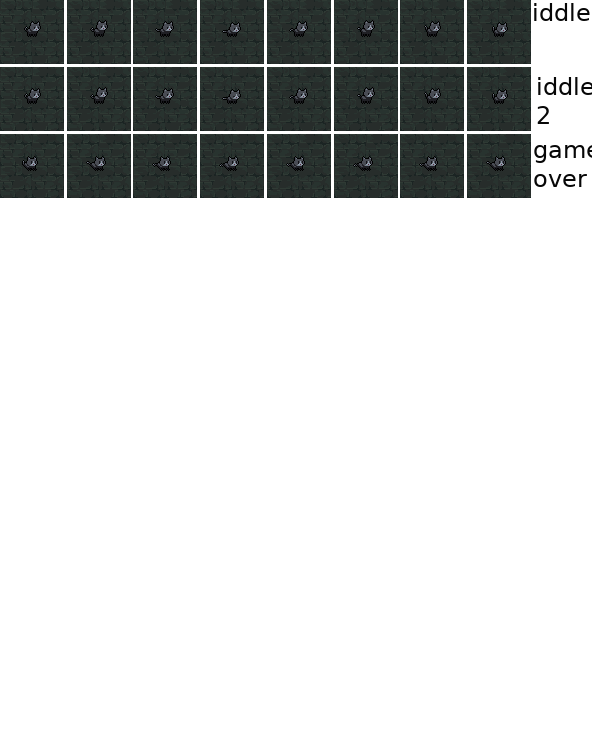
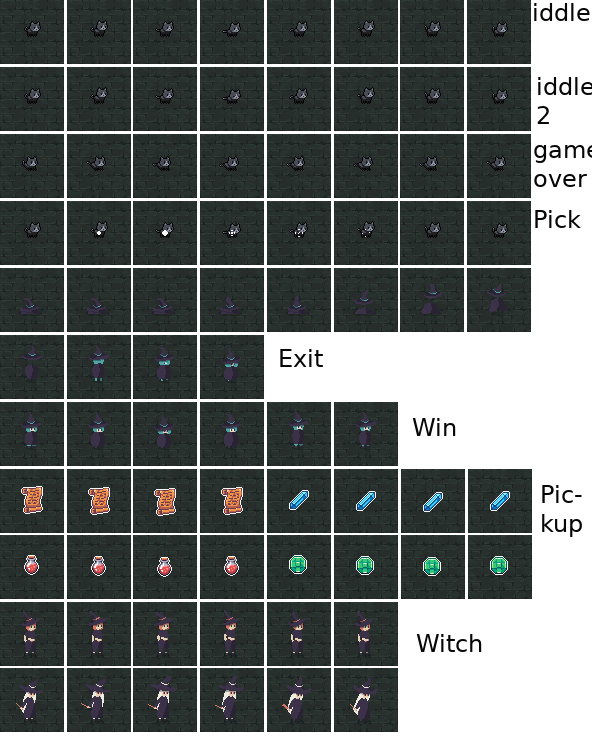
Layer changes from the first 592 x 736 image to the second:
renamed "Copie de Calque copié" to "Calque copié #1", painted on it over [0, 201, 582, 732]
